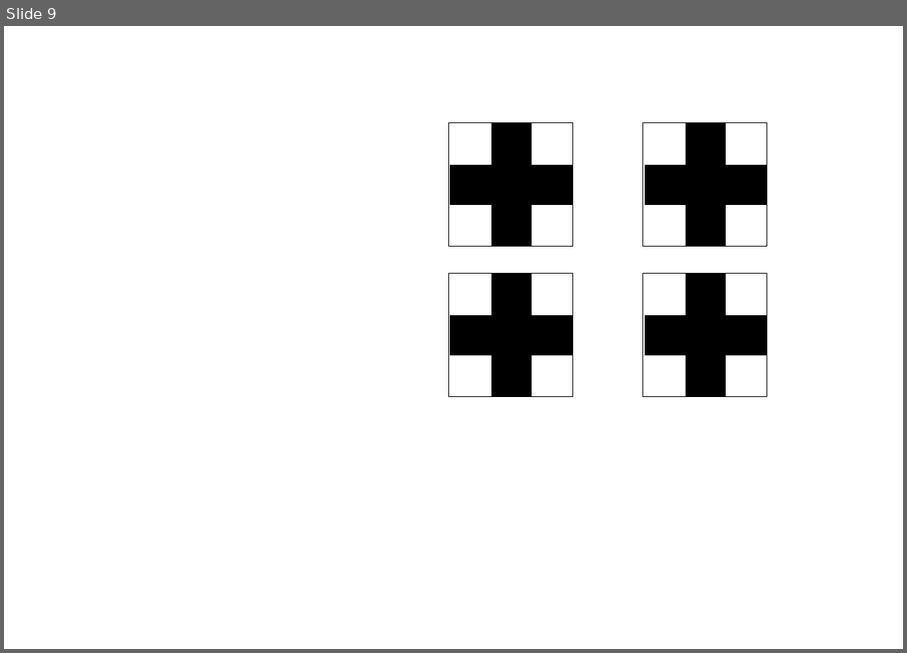
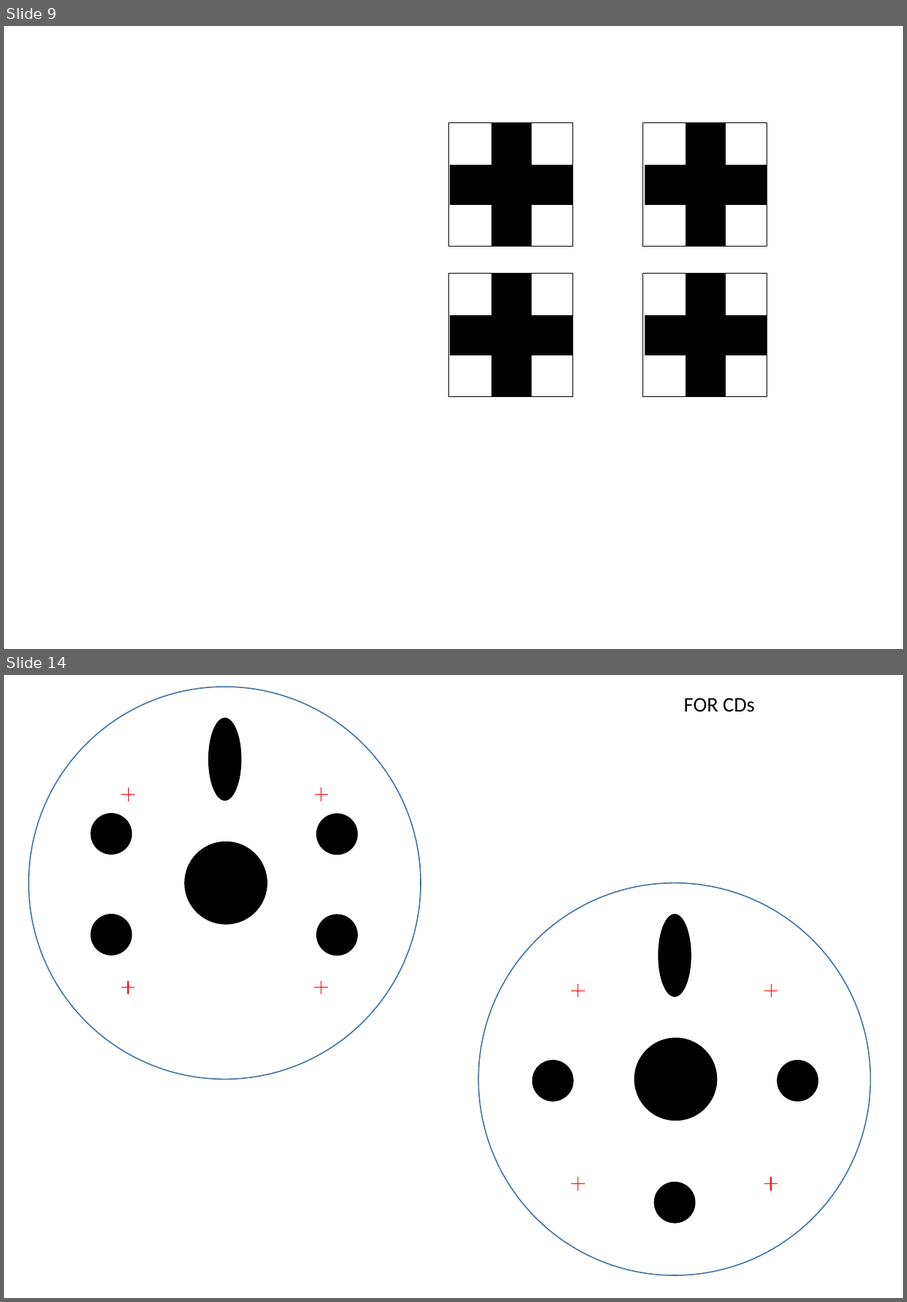
Before and after one commit to BioBoost/raceberry_detector, a slide deck: images/images.pptx. Shown one above the other, each under a label of ours: slide 9 before the commit, slides 9 and 14 after it; the slides between them are not shown. The pictures are 907x653 and 907x1302 pixels, drawn with LibreOffice and Linux fonts; fonts in the diff are those of the drawing. Boxes give left, top, right and bottom in pixels: in the first picture for what was removed or moved away, otherwise in the second. Text is boxed around its words. In the diff, an @@ line names an element or a change of style, - is before the commit and + after.

```diff
--- a/images/images.pptx
+++ b/images/images.pptx
@@ slide 14 added at (4, 675, 903, 1298), background #FFFFFF @@
@@ ellipse added at (29, 687, 421, 1079), outline #43739E 1 pt @@
@@ ellipse added at (208, 717, 241, 801), fill #000000 @@
@@ text added at (684, 698, 755, 712), 18 pt, text #000000 @@
+FOR CDs
@@ line added from (122, 795) to (135, 795), #FF0000 0.75 pt @@
@@ line added from (129, 788) to (129, 801), #FF0000 0.75 pt @@
@@ line added from (314, 795) to (328, 795), #FF0000 0.75 pt @@
@@ line added from (322, 788) to (322, 801), #FF0000 0.75 pt @@
@@ ellipse added at (90, 813, 132, 855), fill #000000 @@
@@ ellipse added at (316, 814, 358, 855), fill #000000 @@
@@ ellipse added at (184, 841, 268, 924), fill #000000 @@
@@ ellipse added at (479, 882, 871, 1274), outline #43739E 1 pt @@
@@ ellipse added at (90, 914, 132, 956), fill #000000 @@
@@ ellipse added at (316, 914, 358, 956), fill #000000 @@
@@ ellipse added at (658, 914, 692, 997), fill #000000 @@
@@ line added from (129, 981) to (129, 994), #FF0000 0.75 pt @@
@@ line added from (322, 981) to (322, 994), #FF0000 0.75 pt @@
@@ line added from (121, 987) to (135, 987), #FF0000 0.75 pt @@
@@ line added from (314, 987) to (328, 987), #FF0000 0.75 pt @@
@@ line added from (572, 990) to (585, 990), #FF0000 0.75 pt @@
@@ line added from (579, 984) to (579, 997), #FF0000 0.75 pt @@
@@ line added from (765, 990) to (779, 990), #FF0000 0.75 pt @@
@@ line added from (771, 984) to (771, 997), #FF0000 0.75 pt @@
@@ ellipse added at (634, 1038, 717, 1121), fill #000000 @@
@@ ellipse added at (533, 1060, 573, 1101), fill #000000 @@
@@ ellipse added at (777, 1060, 819, 1101), fill #000000 @@
@@ line added from (579, 1177) to (579, 1190), #FF0000 0.75 pt @@
@@ line added from (771, 1177) to (771, 1190), #FF0000 0.75 pt @@
@@ line added from (571, 1183) to (585, 1183), #FF0000 0.75 pt @@
@@ ellipse added at (654, 1182, 696, 1223), fill #000000 @@
@@ line added from (765, 1183) to (778, 1183), #FF0000 0.75 pt @@
```
Also in this commit, not shown: 2 slides changed, 4 other slides added, 2 other files.
